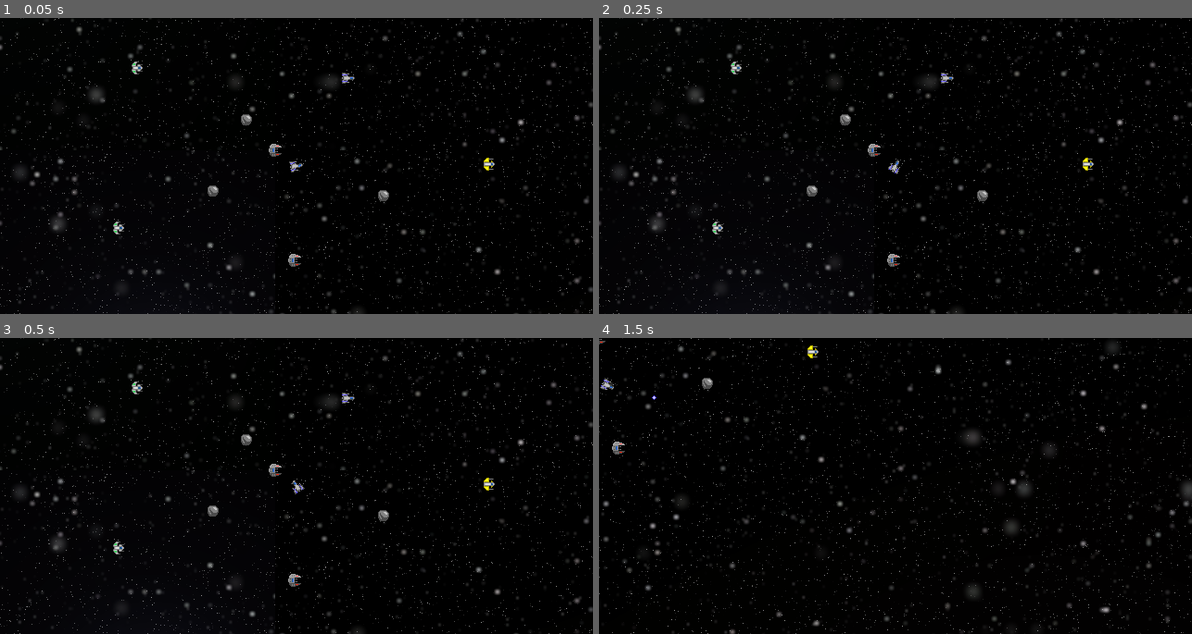
Above: before the commit, frames 1-4 (two rows, left to right).
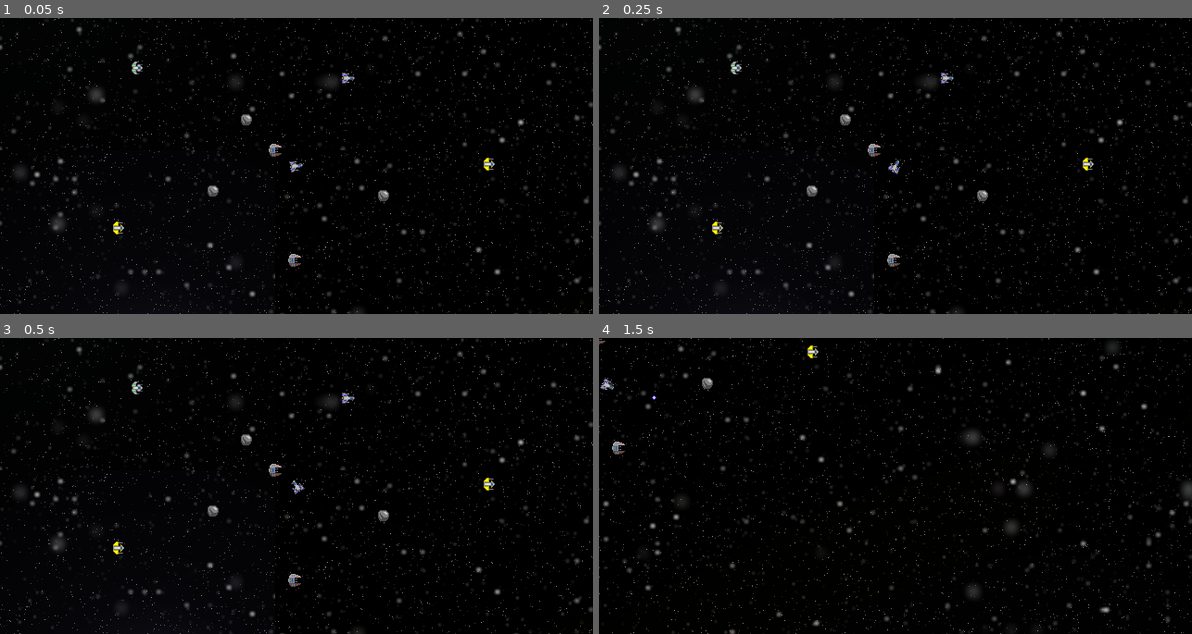
Above: after the commit, the same moments.

Repository: vYORKv/Sector-Flashpoint
Game: Godot game, scene res://Scenes/Game.tscn
The game is run twice, just before and just after one commit, with the same random seed, the same clock (stepped at 60 frames per second) and the same inputs. Sound files missing from this copy of the repository are replaced by a short silence.
Inputs (mouse positions are in pixels of both pictures, inside the frame that each line leads up to):
- Up to frame 1 (0.05 s): no input
- Up to frame 2 (0.25 s): no input
- Up to frame 3 (0.5 s): no input
- Up to frame 4 (1.5 s): tap Enter (ui_accept) at 0.5, 0.77 s; move the mouse to (1025, 471) at 0.52 s; hold D (strafe_right) 0.53-1.28 s; hold F (combat_speed) 0.53-1.28 s; move the mouse to (776, 500) at 1.27 s; hold S (reverse) from 1.28 s (still down); click (776, 500) at 1.35 s

The runs differ from the first frame. In frame 1, less than 0.1% of the frame differs, in the area x 19-21%, y 68-74%; in frame 2, less than 0.1%; in frame 3, less than 0.1%; in frame 4, nothing differs.
Error in both runs: Attempt to call function 'queue_free' in base 'null instance' on a null instance. (res://Scripts/Player.gd:124)

Commit message:
Set bullet alliance behavior
+Added all alliance bullet sprites. +Bullets now ignore friendly ships. +Fixed yellow fighter sprite error.

Diff:
--- a/Scenes/Actors/Ship.tscn
+++ b/Scenes/Actors/Ship.tscn
@@ -18,14 +18,14 @@
 
 [sub_resource type="SpriteFrames" id=2]
 animations = [ {
+"frames": [ ExtResource( 11 ), ExtResource( 8 ), ExtResource( 6 ) ],
+"loop": true,
+"name": "blue",
+"speed": 12.0
+}, {
 "frames": [ ExtResource( 10 ), ExtResource( 13 ), ExtResource( 5 ) ],
 "loop": true,
 "name": "green",
-"speed": 12.0
-}, {
-"frames": [ ExtResource( 11 ), ExtResource( 8 ), ExtResource( 6 ) ],
-"loop": true,
-"name": "blue",
 "speed": 12.0
 }, {
 "frames": [ ExtResource( 3 ), ExtResource( 2 ), ExtResource( 1 ) ],
--- a/Scripts/Bullet.gd
+++ b/Scripts/Bullet.gd
@@ -9,6 +9,8 @@
 const BULLET_HIT = preload("res://Scenes/Objects/BulletHit.tscn")
 const BLUE_BULLET = preload("res://Graphics/Bullets/blue_bullet.png")
 const RED_BULLET = preload("res://Graphics/Bullets/red_bullet.png")
+const GREEN_BULLET = preload("res://Graphics/Bullets/green_bullet.png")
+const YELLOW_BULLET = preload("res://Graphics/Bullets/yellow_bullet.png")
 
 onready var sprite = get_node("Sprite")
 onready var BulletTimer = get_node("BulletTimer")
@@ -18,6 +20,10 @@
 		sprite.set_texture(BLUE_BULLET)
 	elif alliance == "red":
 		sprite.set_texture(RED_BULLET)
+	elif alliance == "green":
+		sprite.set_texture(GREEN_BULLET)
+	elif alliance == "yellow":
+		sprite.set_texture(YELLOW_BULLET)
 	BulletTimer.set_wait_time(1)
 	BulletTimer.connect("timeout", self, "TimerTimeout")
 	BulletTimer.start()
@@ -31,11 +37,14 @@
 func _on_Hitbox_area_entered(area):
 	var bullet_position = self.global_position
 	var bullet_hit = BULLET_HIT.instance()
+	var victim = area.get_parent()
 	# Add if statements for victim.alliance here. If blue and
 	# (victim.alliance == red or victim.alliance == yellow) then victim.hit
 	# [ Maybe use arrays or obj for this instead of stringing 8 if statements ]
-	var victim = area.get_parent()
-	victim.hit(bullet_position)
-	get_parent().add_child(bullet_hit)
-	bullet_hit.position = bullet_position
-	self.queue_free()
+	if victim.alliance == alliance:
+		pass
+	else:
+		victim.hit(bullet_position)
+		get_parent().add_child(bullet_hit)
+		bullet_hit.position = bullet_position
+		self.queue_free()
--- a/Scripts/Ship.gd
+++ b/Scripts/Ship.gd
@@ -92,4 +92,4 @@
 		elif alliance == "yellow":
 			ShipPolygon.set_polygon(yfi_poly)
 			HurtPolygon.set_polygon(yfi_poly)
-			ShipSprite.set_texture(GREEN_FIGHTER)
+			ShipSprite.set_texture(YELLOW_FIGHTER)
